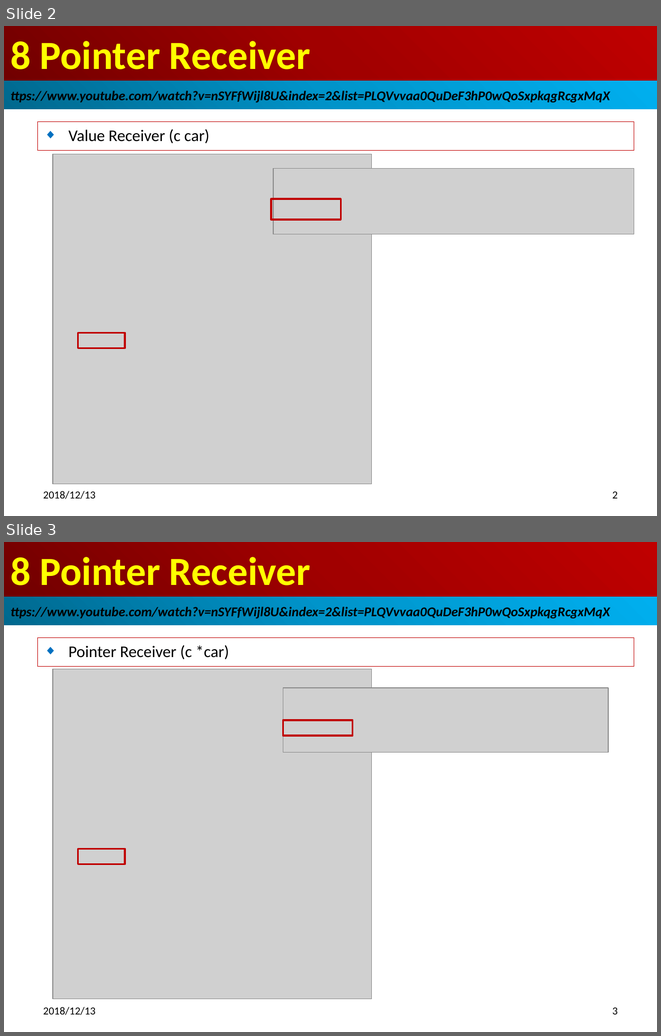
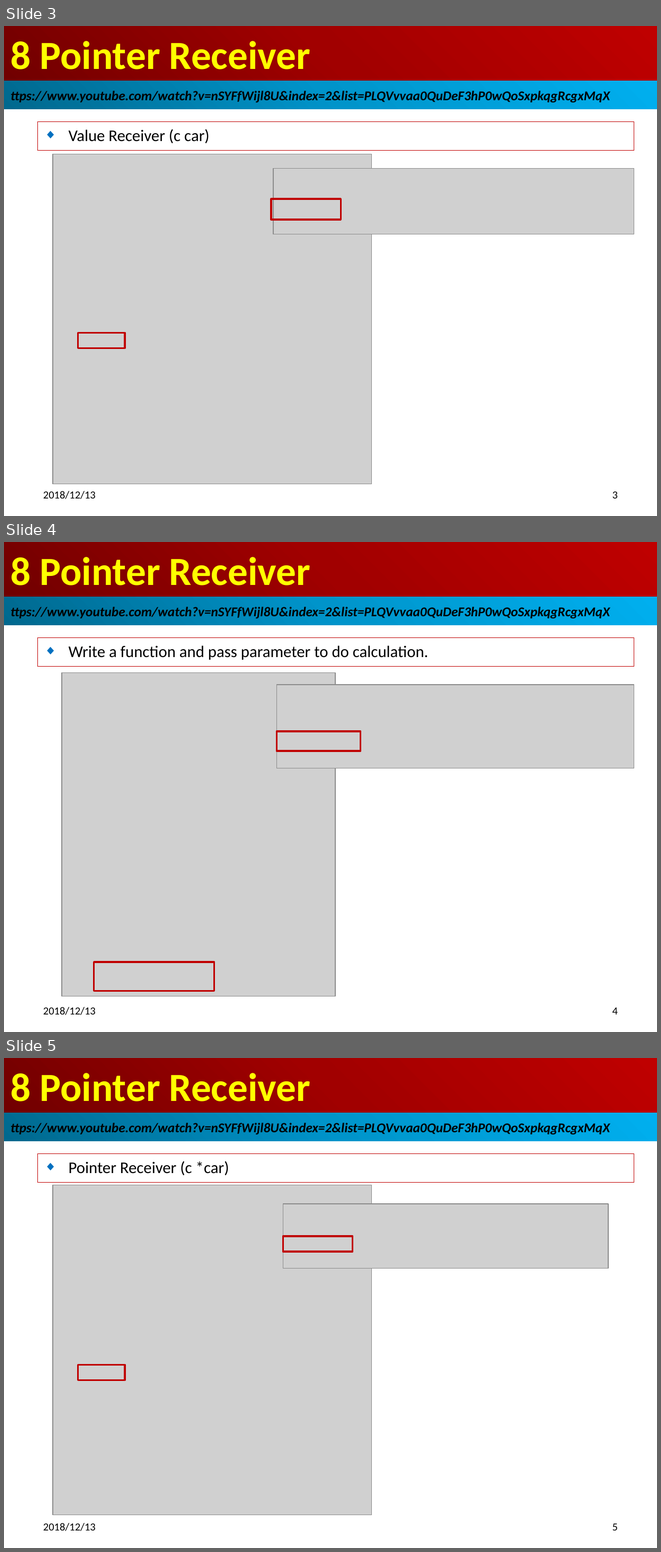
Before and after one commit to peterhchen/100-golang-example, a slide deck: 15_Ch08_PtrReceiver.pptx. Shown one above the other, each under a label of ours: slides 2 and 3 before the commit, slides 3, 4 and 5 after it. The pictures are 661x1036 and 661x1552 pixels, drawn with LibreOffice and Linux fonts; fonts in the diff are those of the drawing; grey boxes stand for pictures. Boxes give left, top, right and bottom in pixels: in the first picture for what was removed or moved away, otherwise in the second. Text is boxed around its words. In the diff, an @@ line names an element or a change of style, - is before the commit and + after.

Commit message:
Add passing parameter and funcition call

```diff
--- a/15_Ch08_PtrReceiver.pptx
+++ b/15_Ch08_PtrReceiver.pptx
@@ slide 4 added at box(4, 542, 657, 1032), background #FFFFFF @@
@@ title added at box(4, 542, 657, 597), fill gradient #720000 to #A20000 to #C00000, 44 pt, text #FFFF00, bold @@
+8 Pointer Receiver
@@ rectangle added at box(4, 597, 657, 626), fill gradient #00688E to #0094CA to #00B0F0, 14.8 pt, text #000000, bold, italic @@
+ttps://www.youtube.com/watch?v=nSYFfWijl8U&index=2&list=PLQVvvaa0QuDeF3hP0wQoSxpkqgRcgxMqX
@@ subtitle added at box(37, 638, 634, 667), outline #C00000 0.75 pt, 18 pt, text #000000 @@
+◆ Write a function and pass parameter to do calculation.
@@ picture added at box(61, 672, 335, 996) @@
@@ picture added at box(277, 685, 634, 768) @@
@@ rectangle added at box(277, 731, 361, 751), outline #C00000 2 pt @@
@@ rectangle added at box(94, 962, 214, 990), outline #C00000 2 pt @@
@@ text added at box(43, 1006, 96, 1015), 12 pt, text #000000 @@
+2018/12/13
@@ page number added at box(612, 1007, 618, 1014), 12 pt, text #000000 @@
+4
@@ what was slide 2 is now slide 3 @@
@@ page number at box(612, 491, 618, 498): text changed @@
-2
+3
@@ what was slide 3 is now slide 5 @@
@@ page number at box(612, 1523, 618, 1530): text changed @@
-3
+5
```
Also in this commit, not shown: 1 other file.
